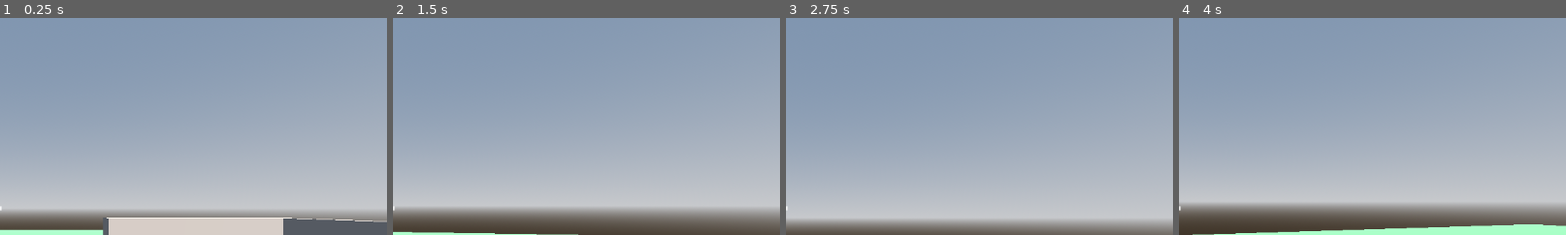
Above: before the commit, frames 1-4 (left to right).
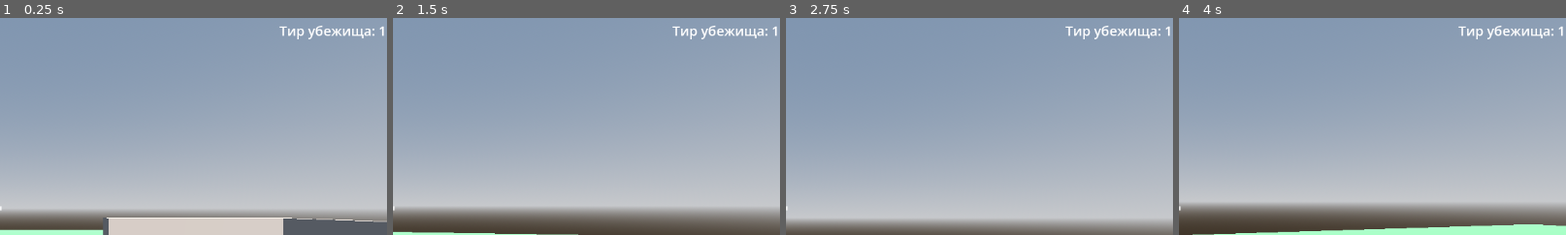
Above: after the commit, the same moments.

Repository: kem4ikkk/ubeziche
Game: Godot game, scene res://scenes/main.tscn
Two runs of this game, one before a commit and one after it. Both use one fixed random seed, a clock stepped at 60 frames per second and the inputs below.
Inputs (mouse positions are % of the whole screen's width and height, from its top left):
- Up to frame 1 (0.25 s): no input
- Up to frame 2 (1.5 s): tap Enter at 0.5 s; move the mouse to (55, 50) at 0.52 s; hold W from 0.53 s (still down); tap T at 0.6 s; click (55, 50) at 0.67 s; tap Space at 0.77 s; tap L at 0.8, 1.35 s; move the mouse to (45, 50) at 1.27 s; click (45, 50) at 1.42 s
- Up to frame 3 (2.75 s): keep holding W; tap Space at 1.52 s; tap T at 1.55, 2.1 s; move the mouse to (52, 48) at 2.02 s; click (52, 48) at 2.17 s; tap L at 2.3 s
- Up to frame 4 (4 s): keep holding W; move the mouse to (49, 52) at 2.77 s; tap L at 2.85, 3.8 s; click (49, 52) at 2.92 s; tap Space at 3.02, 3.77 s; tap T at 3.05 s; move the mouse to (57, 51) at 3.52 s; tap R at 3.6 s; click (57, 51) at 3.67 s
The pictures show only the part of the screen within x 50-100%, y 6-56%; the shares and areas given below are measured in that part.

The runs differ from the first frame. In frame 1, 0.6% of the frame differs, in the area x 72-100%, y 3-10%; in frame 2, 0.6%; in frame 3, 0.6%; in frame 4, 0.6%.

Commit message:
Тиры убежища (Этап 4.15): прокачка базы через мастерскую
InventorySystem.shelter_tier (1→4, MAX_TIER=4) + сигнал tier_changed.
- workshop.gd: клавиша T — upgrade_shelter_tier(), цена растёт
  (Тир2: 30 дерева/20 камня/80$, Тир3: 50/40/150$, Тир4: 80/60/250$),
  при нехватке ресурсов или на максимуме — сообщение в консоль
- build_system.gd: min_tier в каждом buildable — Мортира требует Тир 2,
  Гатлинг — Тир 3, остальное доступно с Тир 1; постройка без тира блокируется
- generator.gd: на Тир 4 расход топлива вдвое медленнее
- hud.gd/hud.tscn: TierLabel ("Тир убежища: N") + зелёный алерт при апгрейде
- debug_capture.gd: тест 6.94 — гейтинг построек по тиру, апгрейд 1→4,
  отказ при нехватке ресурсов и на максимуме тира

Обновлены PROGRESS.md и CS_NZ_SHELTER_ANALYSIS.md (разд. 17 и Вывод).

Co-Authored-By: Claude Sonnet 4.6 <noreply@anthropic.com>

Diff:
--- a/scenes/hud.tscn
+++ b/scenes/hud.tscn
@@ -73,6 +73,19 @@
 text = "День: 20"
 theme_override_font_sizes/font_size = 20
 
+[node name="TierLabel" type="Label" parent="."]
+anchor_left = 1.0
+anchor_top = 0.0
+anchor_right = 1.0
+anchor_bottom = 0.0
+offset_left = -160.0
+offset_top = 45.0
+offset_right = -10.0
+offset_bottom = 75.0
+horizontal_alignment = 2
+text = "Тир убежища: 1"
+theme_override_font_sizes/font_size = 20
+
 [node name="AlertLabel" type="Label" parent="."]
 visible = false
 anchor_left = 0.5
--- a/scripts/build_system.gd
+++ b/scripts/build_system.gd
@@ -28,13 +28,13 @@
 
 func _ready() -> void:
 	_buildables = [
-		{"name": "Стена", "scene": wall_scene, "cost": {"wall": 1}},
-		{"name": "Турель", "scene": turret_scene, "cost": {"stone": 3, "wood": 2}},
-		{"name": "Лазарет", "scene": infirmary_scene, "cost": {"wood": 3, "stone": 3}},
-		{"name": "Склад", "scene": storage_scene, "cost": {"wood": 4, "stone": 1}},
-		{"name": "Мортира", "scene": mortar_scene, "cost": {"stone": 8, "wood": 4}},
-		{"name": "Гатлинг", "scene": gatling_scene, "cost": {"stone": 12, "wood": 6}},
-		{"name": "Генератор", "scene": generator_scene, "cost": {"stone": 10, "wood": 5}},
+		{"name": "Стена", "scene": wall_scene, "cost": {"wall": 1}, "min_tier": 1},
+		{"name": "Турель", "scene": turret_scene, "cost": {"stone": 3, "wood": 2}, "min_tier": 1},
+		{"name": "Лазарет", "scene": infirmary_scene, "cost": {"wood": 3, "stone": 3}, "min_tier": 1},
+		{"name": "Склад", "scene": storage_scene, "cost": {"wood": 4, "stone": 1}, "min_tier": 1},
+		{"name": "Мортира", "scene": mortar_scene, "cost": {"stone": 8, "wood": 4}, "min_tier": 2},
+		{"name": "Гатлинг", "scene": gatling_scene, "cost": {"stone": 12, "wood": 6}, "min_tier": 3},
+		{"name": "Генератор", "scene": generator_scene, "cost": {"stone": 10, "wood": 5}, "min_tier": 1},
 	]
 	_rebuild_ghost()
 
@@ -84,6 +84,12 @@
 		return false
 
 	var buildable: Dictionary = _buildables[_current]
+	var min_tier: int = buildable.get("min_tier", 1)
+	if InventorySystem.shelter_tier < min_tier:
+		print("CLAUDE: '", buildable.name, "' требует Тир ", min_tier,
+				" убежища (сейчас Тир ", InventorySystem.shelter_tier, ")")
+		return false
+
 	var cost: Dictionary = buildable.cost
 	for resource_type in cost:
 		if InventorySystem.get_resource(resource_type) < cost[resource_type]:
--- a/scripts/debug_capture.gd
+++ b/scripts/debug_capture.gd
@@ -359,6 +359,60 @@
 			player.heal(1000.0)  # лечим, чтобы игрок не погиб до снимка
 		_dump_state("ПОСЛЕ джаггернаута")
 
+	# 6.94) Тиры убежища (Этап 4.15): апгрейд через мастерскую открывает
+	# доступ к более продвинутым турелям (Мортира — Тир 2, Гатлинг — Тир 3)
+	# и улучшает генератор (Тир 4 — вдвое медленнее тратит топливо).
+	if is_instance_valid(player) and player.has_node("BuildSystem") and player is Node3D:
+		print("CLAUDE: проверяю систему тиров (4.15)")
+		var bs_t := player.get_node("BuildSystem")
+		var workshop_t := get_tree().get_first_node_in_group("workshop")
+		print("  стартовый тир: ", InventorySystem.shelter_tier)
+
+		for b in get_tree().get_nodes_in_group("building"):
+			b.queue_free()
+		InventorySystem.add_resource("wood", 200)
+		InventorySystem.add_resource("stone", 200)
+		InventorySystem.add_money(1000)
+		(player as Node3D).global_position = Vector3(0, 1, 5)
+		if not bs_t.build_mode:
+			bs_t.toggle()
+
+		bs_t.select_buildable("Мортира")
+		await get_tree().create_timer(0.3).timeout
+		var placed_t1: bool = bs_t.try_place()
+		print("  мортира на Тир 1: ", placed_t1, " (ожидается false)")
+
+		var up2: bool = workshop_t.upgrade_shelter_tier()
+		print("  апгрейд до Тир 2: ", up2, ", текущий тир: ", InventorySystem.shelter_tier)
+
+		var placed_t2: bool = bs_t.try_place()
+		print("  мортира на Тир 2: ", placed_t2, " (ожидается true)")
+		for m in get_tree().get_nodes_in_group("building"):
+			m.queue_free()
+
+		bs_t.select_buildable("Гатлинг")
+		await get_tree().create_timer(0.3).timeout
+		var placed_g2: bool = bs_t.try_place()
+		print("  гатлинг на Тир 2: ", placed_g2, " (ожидается false)")
+
+		var up3: bool = workshop_t.upgrade_shelter_tier()
+		print("  апгрейд до Тир 3: ", up3, ", текущий тир: ", InventorySystem.shelter_tier)
+		var placed_g3: bool = bs_t.try_place()
+		print("  гатлинг на Тир 3: ", placed_g3, " (ожидается true)")
+		for b in get_tree().get_nodes_in_group("building"):
+			b.queue_free()
+
+		var up4: bool = workshop_t.upgrade_shelter_tier()
+		print("  апгрейд до Тир 4: ", up4, ", текущий тир: ", InventorySystem.shelter_tier)
+		var up5: bool = workshop_t.upgrade_shelter_tier()
+		print("  апгрейд за пределами максимума: ", up5, " (ожидается false), тир: ", InventorySystem.shelter_tier)
+		if is_instance_valid(hud):
+			print("  HUD: '", hud.tier_label.text, "', алерт: '", hud.alert_label.text, "'")
+
+		if bs_t.build_mode:
+			bs_t.toggle()
+		_dump_state("ПОСЛЕ тиров")
+
 	# 6.95) Мортирная турель (Этап 4.8.3): строим мортиру, спавним кучку
 	# зомби рядом друг с другом — выстрел мортиры должен задеть всех
 	# сплеш-уроном (по площади), а не только ближайшую цель.
--- a/scripts/generator.gd
+++ b/scripts/generator.gd
@@ -34,6 +34,8 @@
 
 	_consume_timer += delta
 	var interval := 1.0 / fuel_consumption_rate
+	if InventorySystem.shelter_tier >= 4:
+		interval *= 2.0  # Тир 4 (4.15): улучшенный генератор тратит топливо вдвое медленнее
 	if _consume_timer >= interval:
 		_consume_timer -= interval
 		if InventorySystem.get_resource("fuel") > 0:
--- a/scripts/hud.gd
+++ b/scripts/hud.gd
@@ -7,6 +7,7 @@
 @onready var health_label: Label = $HealthLabel
 @onready var ammo_label: Label = $AmmoLabel
 @onready var phase_label: Label = $PhaseLabel
+@onready var tier_label: Label = $TierLabel
 @onready var result_screen: ColorRect = $ResultScreen
 @onready var result_label: Label = $ResultScreen/ResultLabel
 @onready var alert_label: Label = $AlertLabel
@@ -56,6 +57,9 @@
 	EventBus.evacuation_started.connect(_on_evacuation_started)
 	EventBus.power_lost.connect(_on_power_lost)
 	EventBus.power_restored.connect(_on_power_restored)
+
+	InventorySystem.tier_changed.connect(_on_tier_changed)
+	tier_label.text = "Тир убежища: %d" % InventorySystem.shelter_tier
 
 
 func _process(delta: float) -> void:
@@ -165,6 +169,12 @@
 	_show_alert("⚡ Питание восстановлено — турели снова работают", Color(0.4, 1.0, 0.4))
 
 
+## Тиры убежища (Этап 4.15).
+func _on_tier_changed(new_tier: int) -> void:
+	tier_label.text = "Тир убежища: %d" % new_tier
+	_show_alert("🔧 Убежище улучшено до Тир %d!" % new_tier, Color(0.4, 1.0, 0.4))
+
+
 func _show_alert(text: String, color: Color) -> void:
 	alert_label.text = text
 	alert_label.modulate = color
--- a/scripts/inventory_system.gd
+++ b/scripts/inventory_system.gd
@@ -5,6 +5,7 @@
 
 signal inventory_changed(inventory: Dictionary)
 signal money_changed(amount: int)  ## деньги — вторая валюта (Этап 4.7.2)
+signal tier_changed(new_tier: int)  ## тир убежища (Этап 4.15)
 
 var inventory: Dictionary = {
 	"wood": 0,
@@ -17,6 +18,12 @@
 # Ресурсы (дерево/камень) идут на крафт и постройку, деньги — на покупки
 # в мастерской (стены, лечение). Деньги капают за убийство зомби.
 var money: int = 0
+
+# Тир убежища (Этап 4.15): прокачка через мастерскую открывает доступ
+# к более продвинутым постройкам (Мортира — Тир 2, Гатлинг — Тир 3)
+# и снижает расход топлива генератора на Тир 4.
+const MAX_TIER := 4
+var shelter_tier: int = 1
 
 
 func _ready() -> void:
@@ -63,3 +70,9 @@
 ## Получить текущее количество денег.
 func get_money() -> int:
 	return money
+
+
+## Поднять тир убежища на 1 (вызывается мастерской после оплаты апгрейда).
+func set_tier(new_tier: int) -> void:
+	shelter_tier = new_tier
+	tier_changed.emit(shelter_tier)
--- a/scripts/workshop.gd
+++ b/scripts/workshop.gd
@@ -20,6 +20,15 @@
 @export var turret_ammo_amount: int = 10  # сколько боезапаса даёт покупка
 @export var fuel_cost: int = 15         # цена пачки топлива для генератора
 @export var fuel_amount: int = 10       # сколько топлива даёт покупка
+
+## Стоимость апгрейда убежища до указанного тира (Этап 4.15).
+## Тир 2 открывает Мортиру, Тир 3 — Гатлинг, Тир 4 — генератор тратит
+## топливо вдвое медленнее (generator.gd).
+const TIER_UPGRADE_COST := {
+	2: {"wood": 30, "stone": 20, "money": 80},
+	3: {"wood": 50, "stone": 40, "money": 150},
+	4: {"wood": 80, "stone": 60, "money": 250},
+}
 
 var _player_inside: bool = false
 var _capture_mode: bool = false
@@ -66,6 +75,8 @@
 				buy_turret_ammo()
 			KEY_L:
 				buy_fuel()
+			KEY_T:
+				upgrade_shelter_tier()
 
 
 ## Крафт стены из ресурсов (дерево). Возвращает true при успехе.
@@ -125,6 +136,29 @@
 	return false
 
 
+## Апгрейд тира убежища (Этап 4.15): открывает доступ к более продвинутым
+## турелям (Мортира — Тир 2, Гатлинг — Тир 3) и улучшает генератор (Тир 4).
+func upgrade_shelter_tier() -> bool:
+	var current: int = InventorySystem.shelter_tier
+	if current >= InventorySystem.MAX_TIER:
+		print("Мастерская: убежище уже максимального тира (", current, ")")
+		return false
+	var next_tier: int = current + 1
+	var cost: Dictionary = TIER_UPGRADE_COST[next_tier]
+	if InventorySystem.get_resource("wood") < cost.wood \
+			or InventorySystem.get_resource("stone") < cost.stone \
+			or InventorySystem.get_money() < cost.money:
+		print("Мастерская: не хватает ресурсов для апгрейда до Тир ", next_tier,
+				" (нужно ", cost.wood, " дерева, ", cost.stone, " камня, ", cost.money, "$)")
+		return false
+	InventorySystem.use_resource("wood", cost.wood)
+	InventorySystem.use_resource("stone", cost.stone)
+	InventorySystem.spend_money(cost.money)
+	InventorySystem.set_tier(next_tier)
+	print("Мастерская: убежище улучшено до Тир ", next_tier, "!")
+	return true
+
+
 ## Покупка следующего оружия из арсенала — цену и владение считает игрок.
 func buy_weapon() -> bool:
 	var player := get_tree().get_first_node_in_group("player")
@@ -142,12 +176,22 @@
 	if prompt == null:
 		return
 	if _player_inside:
-		prompt.text = "МАСТЕРСКАЯ\n[C] стена (2 дерева)\n[G] стена (%d$)\n[H] лечение (%d$)\n[J] %s\n[K] боезапас турелей x%d (%d$)\n[L] топливо x%d (%d$)" % [
-				buy_wall_cost, heal_cost, _weapon_offer_text(), turret_ammo_amount, turret_ammo_cost, fuel_amount, fuel_cost]
+		prompt.text = "МАСТЕРСКАЯ\n[C] стена (2 дерева)\n[G] стена (%d$)\n[H] лечение (%d$)\n[J] %s\n[K] боезапас турелей x%d (%d$)\n[L] топливо x%d (%d$)\n[T] %s" % [
+				buy_wall_cost, heal_cost, _weapon_offer_text(), turret_ammo_amount, turret_ammo_cost, fuel_amount, fuel_cost, _tier_offer_text()]
 		prompt.modulate = Color(1, 1, 1)
 	else:
 		prompt.text = "Мастерская\n(подойдите ближе)"
 		prompt.modulate = Color(0.7, 0.7, 0.7)
+
+
+## Текст апгрейда тира убежища для подсказки: следующий тир + цена.
+func _tier_offer_text() -> String:
+	var current: int = InventorySystem.shelter_tier
+	if current >= InventorySystem.MAX_TIER:
+		return "Убежище: Тир %d (максимум)" % current
+	var cost: Dictionary = TIER_UPGRADE_COST[current + 1]
+	return "Тир %d → Тир %d (%d дерева, %d камня, %d$)" % [
+			current, current + 1, cost.wood, cost.stone, cost.money]
 
 
 ## Текст предложения оружия для подсказки: следующий ствол + цена.
Not shown, changed: docs/CS_NZ_SHELTER_ANALYSIS.md
Not shown, changed: docs/PROGRESS.md
